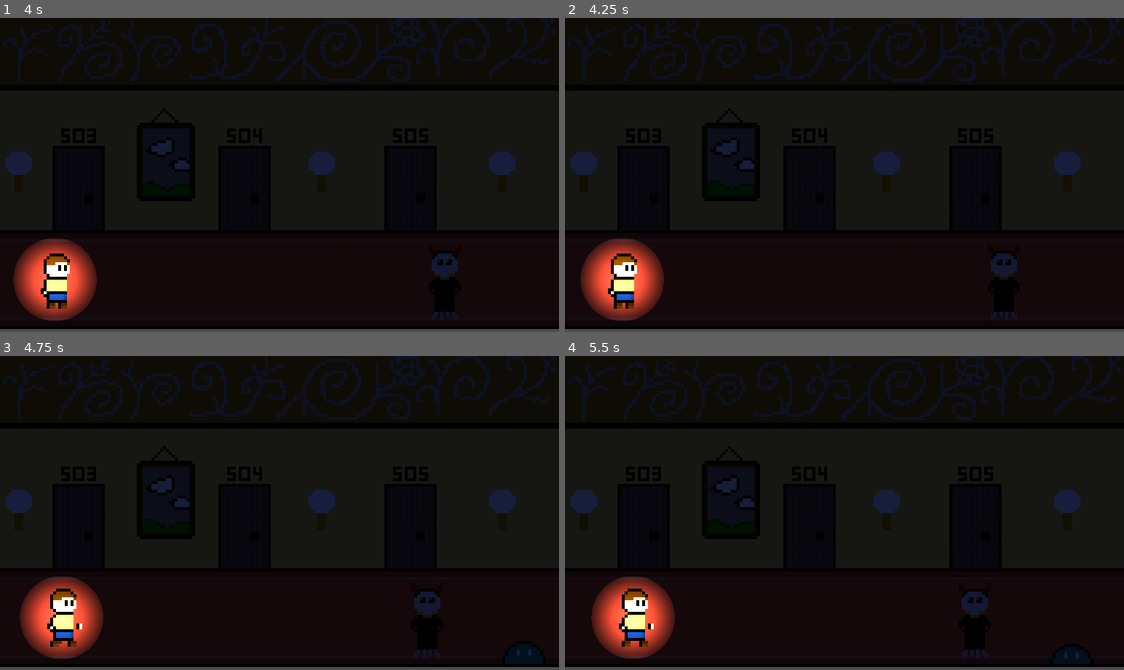
Above: before the commit, frames 1-4 (two rows, left to right).
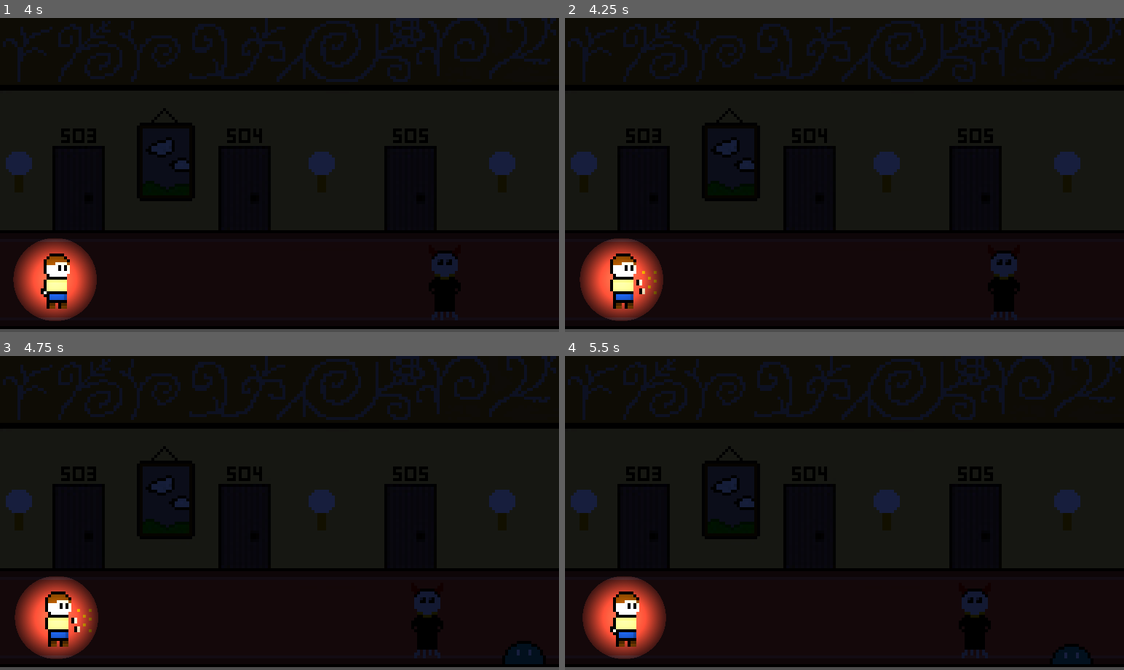
Above: after the commit, the same moments.

Repository: Happy-reindeer007/Hotel-Cali
Game: Godot game, scene res://Scenes/Main.tscn
The game is run twice, just before and just after one commit, with the same random seed, the same clock (stepped at 60 frames per second) and the same inputs.
Inputs:
- Up to frame 1 (4 s): no input
- Up to frame 2 (4.25 s): tap Space (kill_ghost) at 4.15 s
- Up to frame 3 (4.75 s): no input
- Up to frame 4 (5.5 s): no input

Frame 1 is identical in both runs. In frame 2, 0.2% of the frame differs, in the area x 2-18%, y 70-97%; in frame 3, 2.3%; in frame 4, 3.0%, in the area x 3-20%, y 70-97%.

Commit message:
Ghosts die when they enter light
Also adds animation and cooldown

Diff:
--- a/Scenes/Main.tscn
+++ b/Scenes/Main.tscn
@@ -33,5 +33,4 @@
 [node name="CanvasModulate" type="CanvasModulate" parent="."]
 color = Color(0.0918888, 0.119481, 0.23811, 1)
 
-[connection signal="attack" from="Player" to="." method="_on_player_attack"]
 [connection signal="timeout" from="MobSpawnerTimer" to="." method="_on_mob_spawner_timer_timeout"]
--- a/Scenes/Player.tscn
+++ b/Scenes/Player.tscn
@@ -53,11 +53,18 @@
 shape = SubResource("RectangleShape2D_bwt5x")
 
 [node name="KillCooldown" type="Timer" parent="."]
+wait_time = 2.0
+one_shot = true
 
 [node name="Lightarea" type="Area2D" parent="."]
 
 [node name="CollisionShape2D" type="CollisionShape2D" parent="Lightarea"]
 shape = SubResource("CircleShape2D_l45wm")
 
+[node name="AnimationTimer" type="Timer" parent="."]
+one_shot = true
+
+[connection signal="timeout" from="KillCooldown" to="." method="_on_kill_cooldown_timeout"]
 [connection signal="area_entered" from="Lightarea" to="." method="_on_lightarea_area_entered"]
 [connection signal="area_exited" from="Lightarea" to="." method="_on_lightarea_area_exited"]
+[connection signal="timeout" from="AnimationTimer" to="." method="_on_animation_timer_timeout"]
--- a/project.godot
+++ b/project.godot
@@ -20,6 +20,7 @@
 
 window/size/viewport_width=192
 window/size/viewport_height=108
+window/size/mode=2
 window/stretch/mode="canvas_items"
 
 [editor_plugins]
--- a/src/Main.gd
+++ b/src/Main.gd
@@ -30,7 +30,3 @@
 	# Add child
 	add_child(mob_instance)
 	$MobSpawnerTimer.start()
-
-
-func _on_player_attack() -> void:
-	pass # Replace with function body.
--- a/src/player.gd
+++ b/src/player.gd
@@ -1,26 +1,28 @@
 extends Area2D
-var mob_killable
-signal attack
+
+var walk
 
 # Called when the node enters the scene tree for the first time.
 func _ready() -> void:
 	$AnimatedSprite2D.play("walk")
+	walk = true
 
 # Called every frame. 'delta' is the elapsed time since the previous frame.
 func _process(delta: float) -> void:
-	position.x += 0.05
-	if Input.is_action_pressed("kill_ghost"):
+	if Input.is_action_just_pressed("kill_ghost"):
 		if $KillCooldown.time_left == 0:
-			$KillCooldown.start()
-			pass
-
+			$AnimationTimer.start()
+			$AnimatedSprite2D.play("kill_ghost")
+			walk = false
+	if walk:
+		position.x += 0.05
 
 
 func _on_lightarea_area_entered(area: Area2D) -> void:
 	if area != self:
-		mob_killable = true
-		print(mob_killable)
+		area.queue_free()
 
-func _on_lightarea_area_exited(area: Area2D) -> void:
-	mob_killable = false
-	print(mob_killable)
+func _on_animation_timer_timeout() -> void:
+	walk = true
+	$AnimatedSprite2D.play("walk")
+	$KillCooldown.start()
